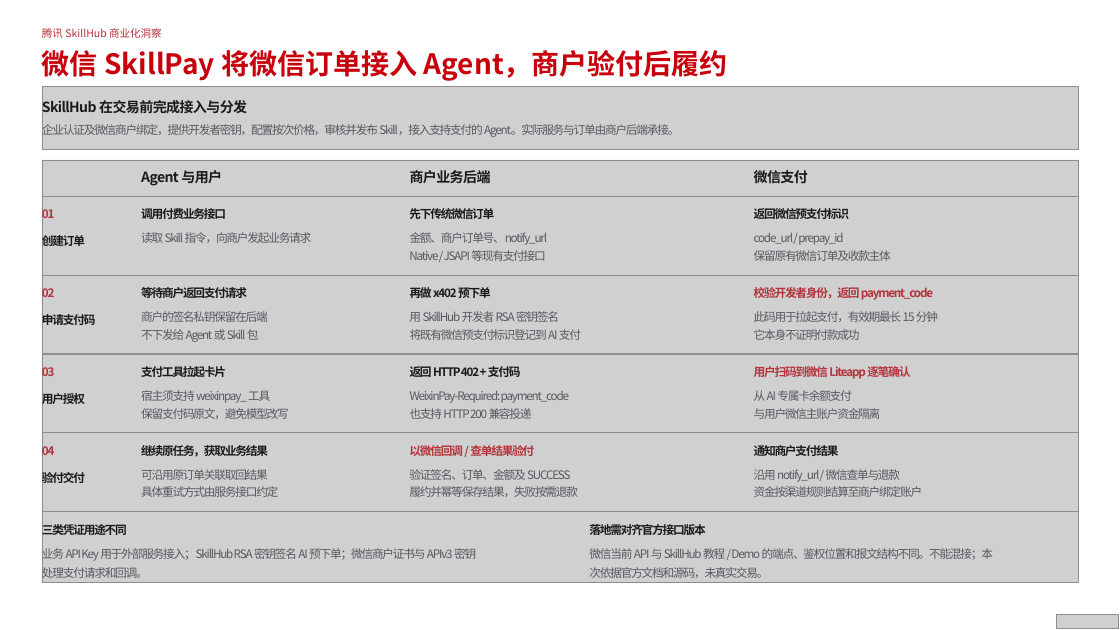
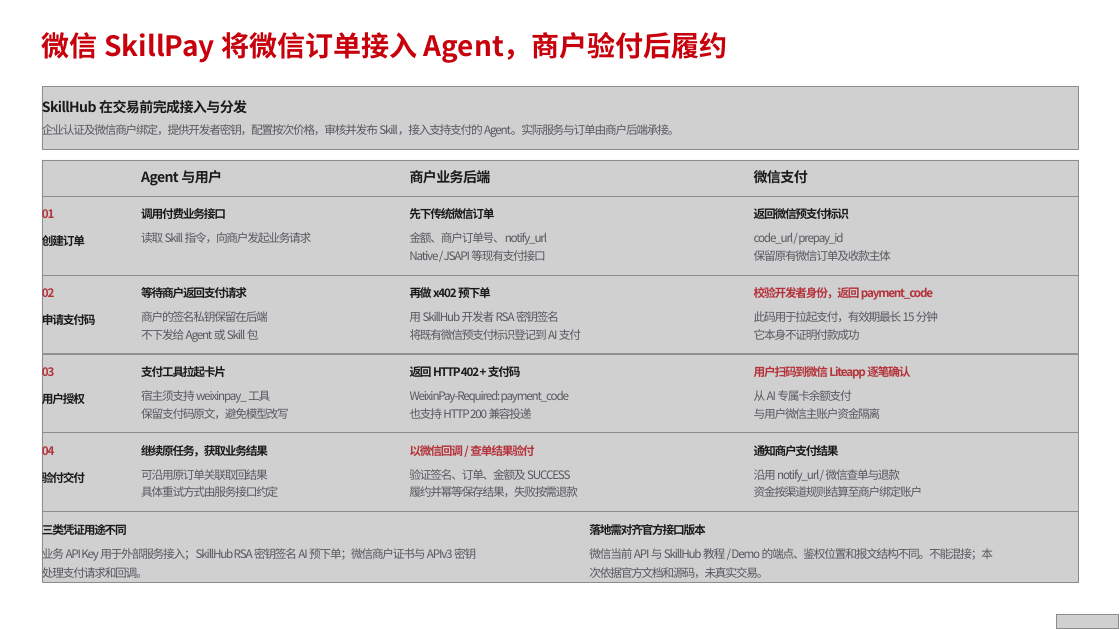
Before and after one commit to lzyu/skill-research-ppt, a slide deck: slide 8 of skill-final-v1.pptx. Drawn at 1120x630 pixels with LibreOffice and Linux fonts; fonts in the diff are those of the drawing; grey boxes stand for pictures. Boxes give left, top, right and bottom in pixels: in the first picture for what was removed or moved away, otherwise in the second. Text is boxed around its words. In the diff, an @@ line names an element or a change of style, - is before the commit and + after.

Commit message:
Refine Skill lifecycle page and Zhiguoyuan example

```diff
--- a/skill-final-v1.pptx
+++ b/skill-final-v1.pptx
@@ text "微信 SkillPay 将微信订单接入 Agent，商户验付后履约": place and size @@
-text "微信 SkillPay 将微信订单接入 Agent，商户验付后履约" at [42,50,728,81]
+text "微信 SkillPay 将微信订单接入 Agent，商户验付后履约" at [42,32,728,63]
@@ text removed at [42,28,162,38] @@
-腾讯 SkillHub 商业化洞察
```
Also in this commit, not shown: 18 other slides changed, 1 slide added, 1 slide removed, 5 other files.
